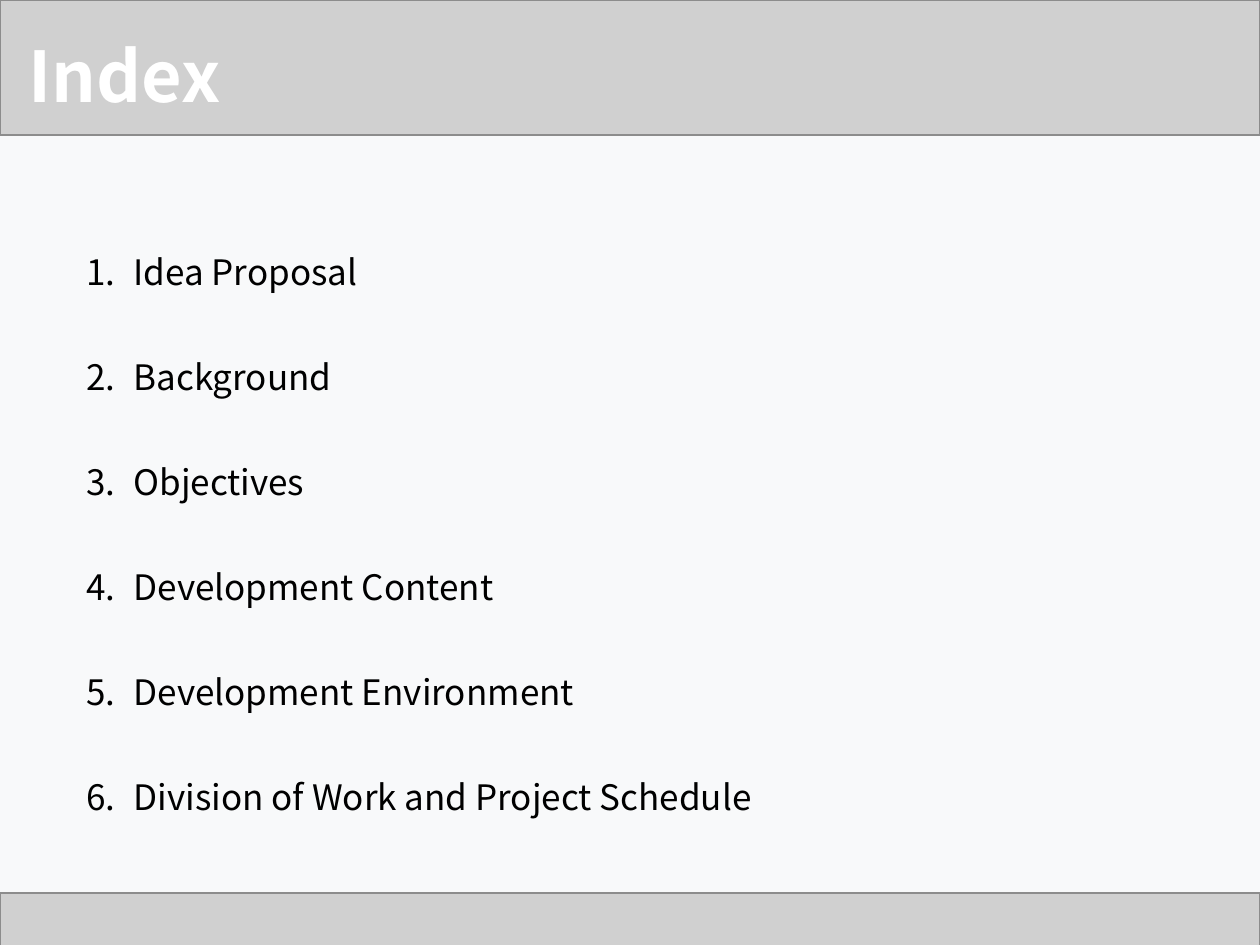
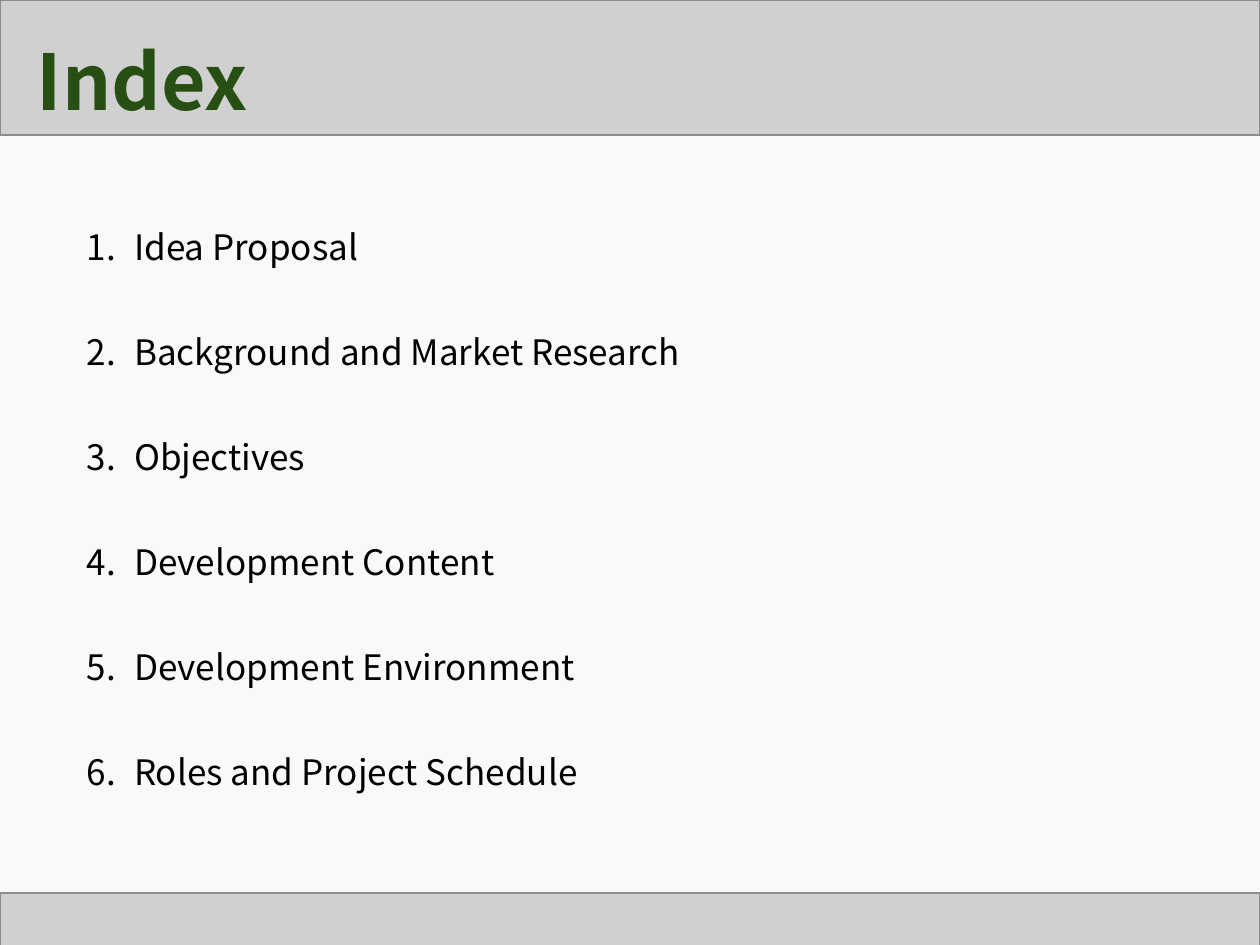
Before and after one commit to Team-GoNaMi/Docs, a slide deck: slide 2 of PPT/Team1_Presentation Material_3rd Week.pptx. Drawn at 1260x945 pixels with LibreOffice and Linux fonts; fonts in the diff are those of the drawing; grey boxes stand for pictures. Boxes give left, top, right and bottom in pixels: in the first picture for what was removed or moved away, otherwise in the second. Text is boxed around its words. In the diff, an @@ line names an element or a change of style, - is before the commit and + after.

```diff
--- a/PPT/Team1_Presentation Material_3rd Week.pptx
+++ b/PPT/Team1_Presentation Material_3rd Week.pptx
@@ text "Index": place and size @@
-text "Index" at (29, 47, 221, 103)
+text "Index" at (37, 48, 248, 111)
@@ text "Index" at (37, 48, 248, 111): size 40 to 44 pt, text colour #FFFFFF to #274E13 @@
@@ text "Idea Proposal": place and size @@
-text "Idea Proposal" at (133, 257, 752, 819)
+text "Idea Proposal" at (134, 232, 680, 794)
@@ text at (134, 337, 680, 374): text changed @@
-2. Background
+2. Background and Market Research
@@ text at (134, 757, 578, 794): text changed @@
-6. Division of Work and Project Schedule
+6. Roles and Project Schedule
```
Also in this commit, not shown: 15 other slides changed, 6 slides added, 1 other file.
